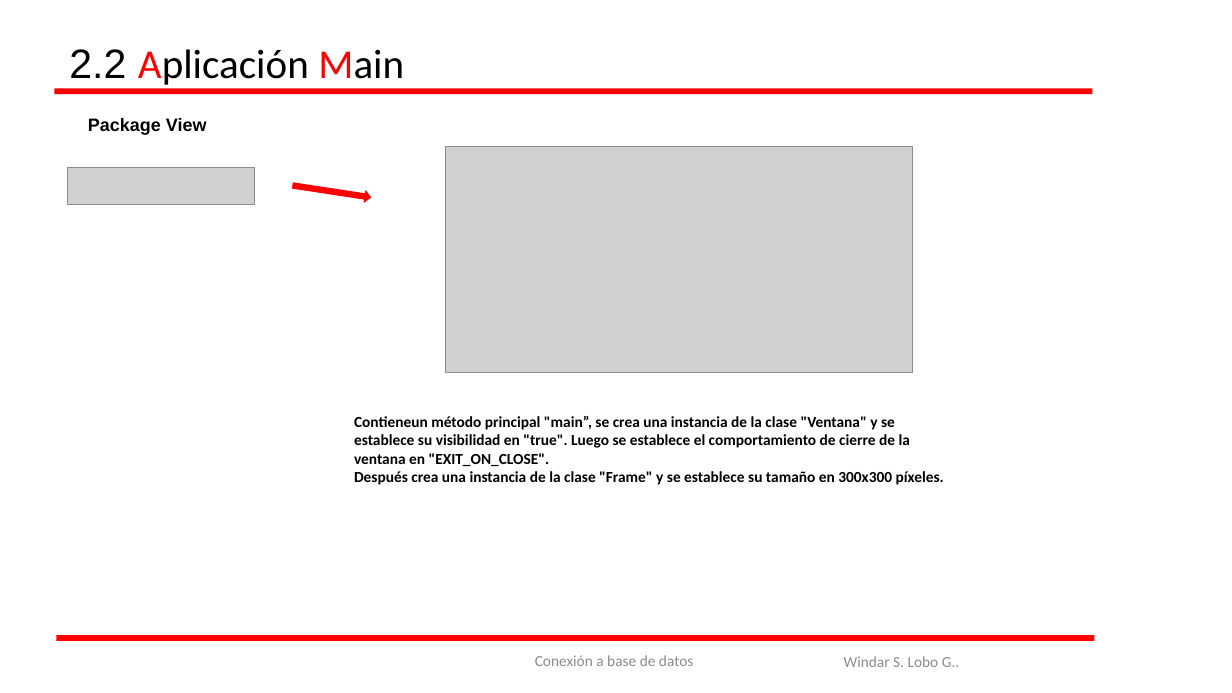
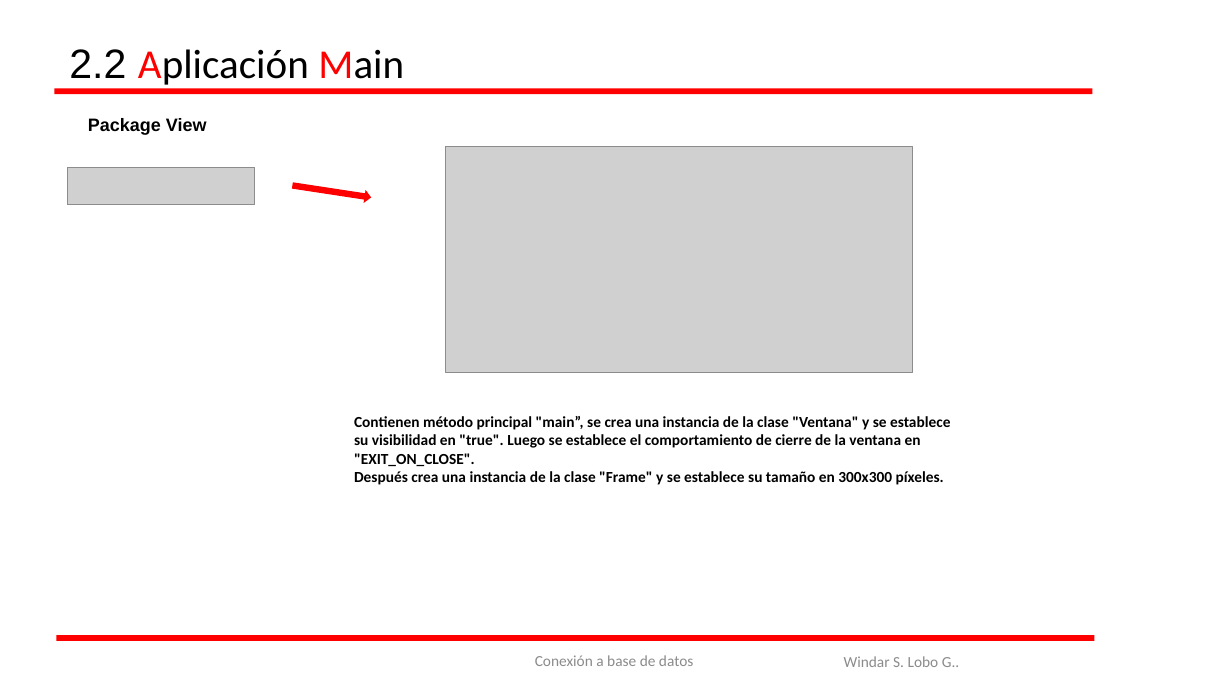
Before and after one commit to WindaLobo/Programacion, a slide deck: slide 11 of Programacion_3_Evaluacion/ConexionSql/BaseDeDatos.pptx. Drawn at 1232x693 pixels with LibreOffice and Linux fonts; fonts in the diff are those of the drawing; grey boxes stand for pictures. Boxes give left, top, right and bottom in pixels: in the first picture for what was removed or moved away, otherwise in the second. Text is boxed around its words. In the diff, an @@ line names an element or a change of style, - is before the commit and + after.

```diff
--- a/Programacion_3_Evaluacion/ConexionSql/BaseDeDatos.pptx
+++ b/Programacion_3_Evaluacion/ConexionSql/BaseDeDatos.pptx
@@ text at (x1=354, y1=416, x2=950, y2=466): text changed @@
-Contieneun método principal "main”, se crea una instancia de la clase "Ventana" y se establece su visibilidad en "true". Luego se establece el comportamiento de cierre de la ventana en "EXIT_ON_CLOSE".
+Contienen método principal "main”, se crea una instancia de la clase "Ventana" y se establece su visibilidad en "true". Luego se establece el comportamiento de cierre de la ventana en "EXIT_ON_CLOSE".
```
Also in this commit, not shown: 7 other slides changed, 9 other files.
